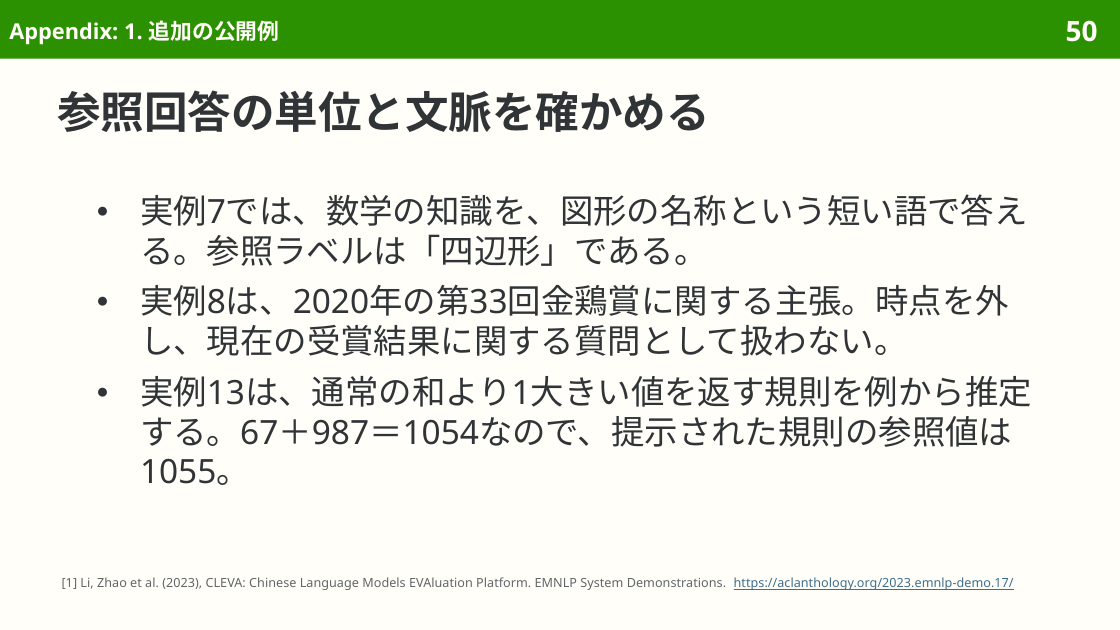
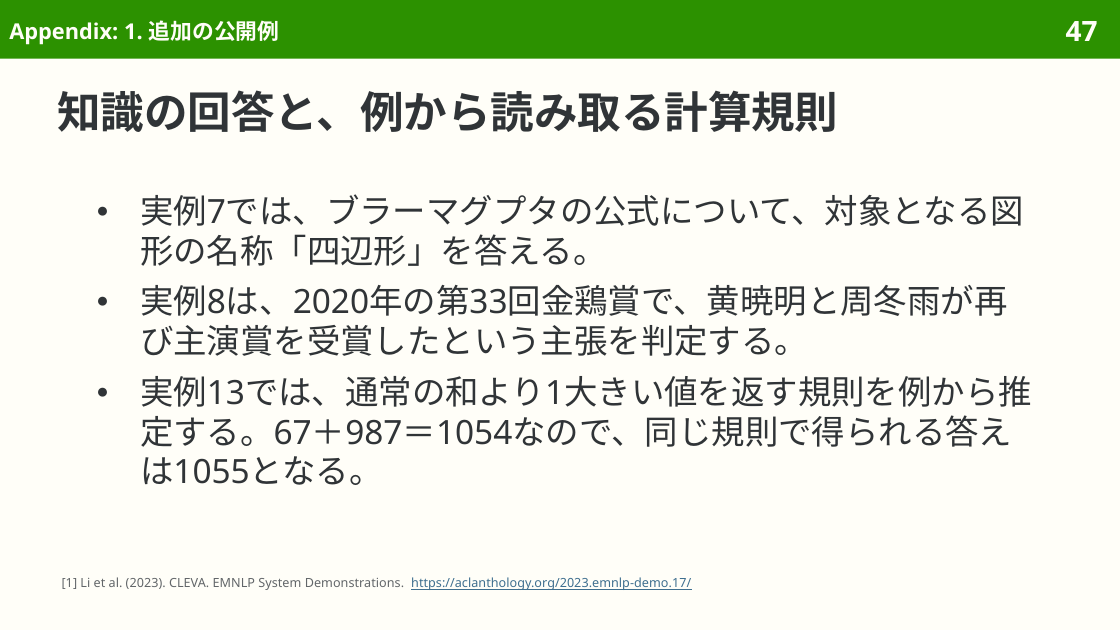
Before and after one commit to sasakiy84/datasets-in-10-minutes, a slide deck: slide 47 of slides/datasets-in-10-minutes-cleva.pptx (slide 50 before the commit). Drawn at 1120x630 pixels with LibreOffice and Linux fonts; fonts in the diff are those of the drawing. Boxes give left, top, right and bottom in pixels: in the first picture for what was removed or moved away, otherwise in the second. Text is boxed around its words. In the diff, an @@ line names an element or a change of style, - is before the commit and + after.

Commit message:
Explain CLEVA evaluation naturally and remove production-level details

```diff
--- a/slides/datasets-in-10-minutes-cleva.pptx
+++ b/slides/datasets-in-10-minutes-cleva.pptx
@@ page number at (x1=1066, y1=21, x2=1098, y2=41): text changed @@
-50
+47
@@ title at (x1=57, y1=90, x2=838, y2=132): text changed @@
-参照回答の単位と文脈を確かめる
+知識の回答と、例から読み取る計算規則
@@ text at (x1=140, y1=194, x2=1032, y2=485): text changed @@
-● 実例7では、数学の知識を、図形の名称という短い語で答える。参照ラベルは「四辺形」である。
-● 実例8は、2020年の第33回金鶏賞に関する主張。時点を外し、現在の受賞結果に関する質問として扱わない。
-● 実例13は、通常の和より1大きい値を返す規則を例から推定する。67＋987＝1054なので、提示された規則の参照値は1055。
+● 実例7では、ブラーマグプタの公式について、対象となる図形の名称「四辺形」を答える。
+● 実例8は、2020年の第33回金鶏賞で、黄暁明と周冬雨が再び主演賞を受賞したという主張を判定する。
+● 実例13では、通常の和より1大きい値を返す規則を例から推定する。67＋987＝1054なので、同じ規則で得られる答えは1055となる。
@@ text at (x1=62, y1=577, x2=691, y2=590): text changed @@
-[1] Li, Zhao et al. (2023), CLEVA: Chinese Language Models EVAluation Platform. EMNLP System Demonstrations. https://aclanthology.org/2023.emnlp-demo.17/
+[1] Li et al. (2023). CLEVA. EMNLP System Demonstrations. https://aclanthology.org/2023.emnlp-demo.17/
```
Also in this commit, not shown: 51 other slides changed, 4 slides removed, 40 other files.
